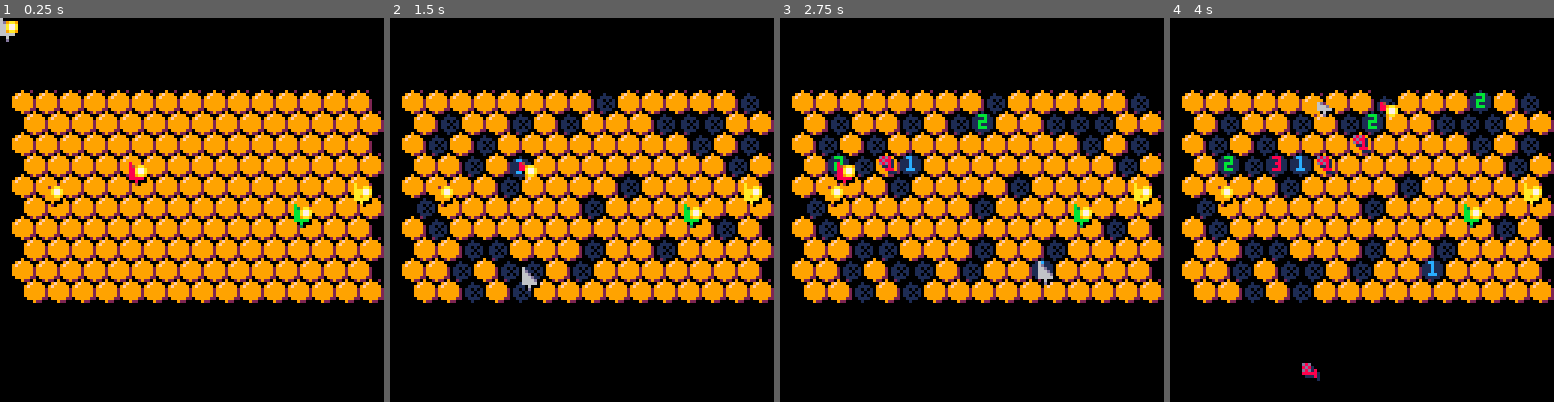
Above: before the commit, frames 1-4 (left to right).
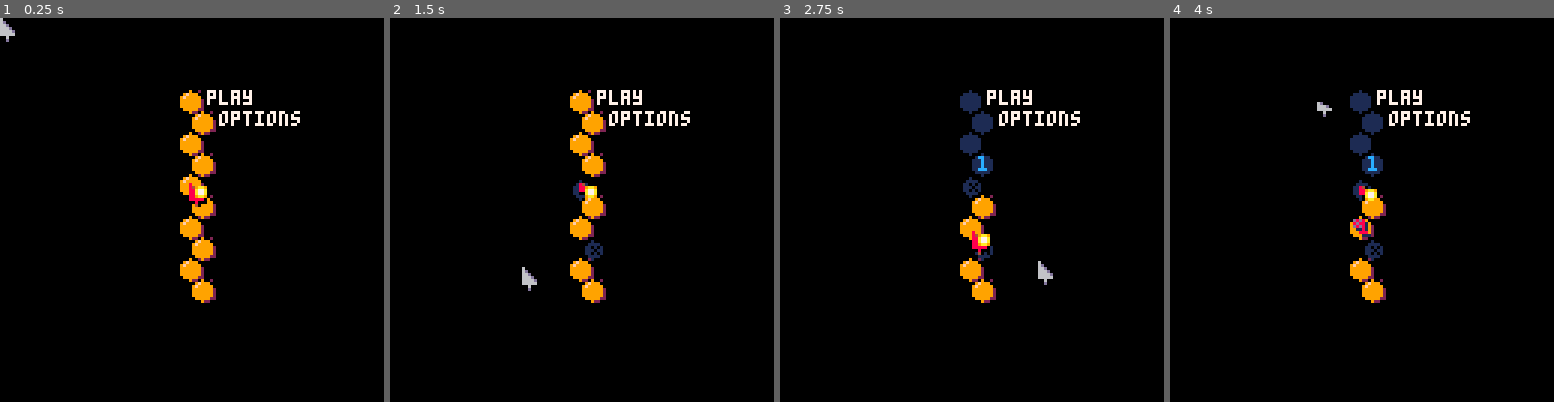
Above: after the commit, the same moments.

Repository: seaspaces27/hivesweeper-p8
Game: PICO-8 cartridge hivesweeper.p8
The game is run twice, just before and just after one commit, with the same random seed, the same clock (stepped at 60 frames per second) and the same inputs.
Inputs (mouse positions are in pixels of both pictures, inside the frame that each line leads up to):
- Up to frame 1 (0.25 s): no input
- Up to frame 2 (1.5 s): tap O (Z key) at 0.33, 0.7, 1.43 s; click (459, 121) at 0.67 s; tap X (X key) at 1.07 s; click (520, 267) at 1.22 s
- Up to frame 3 (2.75 s): click (975, 114) at 1.77 s; hold Left 1.97-2.37 s; tap X (X key) at 2.07, 2.4, 2.73 s; tap O (Z key) at 2.22 s; click (1037, 259) at 2.32 s; hold Down from 2.42 s (still down)
- Up to frame 4 (4 s): release Down at 2.82 s; click (1492, 106) at 2.87 s; hold Right 2.87-3.53 s; tap X (X key) at 3.07, 3.4, 3.73 s; tap O (Z key) at 3.1, 3.98 s; click (1254, 256) at 3.42 s; hold Up from 3.58 s (still down); click (1315, 102) at 3.97 s

The runs differ from the first frame. In frame 1, 41% of the frame differs, in the area x 1-100%, y 0-75%; in frame 2, 38%; in frame 3, 39%; in frame 4, 39%.

Commit message:
some type of menu + control update
if there is only one tile above or below you automatically move there. moving down or up still needs to be fixed though

Diff:
--- a/hivesweeper.p8
+++ b/hivesweeper.p8
@@ -2,10 +2,55 @@
 version 42
 __lua__
 function _init()
- set_plrs(4)
- new_hive(15,10)
+ set_plrs(1)
+ //new_hive(15,10)
+ //new_hive(1,10)
  poke(0x5f2d, 1) --mouse mode
  debug=false--true
+ init_menu()
+end
+
+
+function init_menu()
+	menu={}
+	menu.screen=0
+ --menu.tiles={"play","options"}
+ menu.active=true
+
+ menu.init=function(s)
+  if s.screen==0 then
+   s.tiles={"play","options"}
+  end
+  if s.screen==1 then
+   s.tiles={"mouse (classic)","regular"}
+  end
+  new_hive(1,#menu.tiles+8)
+ end
+ menu:init()
+ menu.call=function(s,id)
+  if(s.tiles[id]=="play")then
+  	menu.screen=1
+  	menu:init()
+  elseif(s.tiles[id]=="mouse (classic)")then
+  	menu.active=false
+  	set_plrs(0)
+   new_hive(15,10)
+  elseif(s.tiles[id]=="regular")then
+  	menu.active=false
+   new_hive(15,10)
+  end
+ end
+ menu.upd=function(s)
+
+ end
+ menu.drw=function(s)
+  for i=1,#s.tiles do
+   local ox=9
+   local cell=hives_screen_pos[i]
+   print(s.tiles[i],
+   cell[1]+ox,cell[2],7)
+  end
+ end
 end
 
 function setchr(s,i,c)
@@ -14,22 +59,7 @@
 num_cols={12,11,8,12,14,13,5}
 cols={8,9,10,11,12,13,14,15,6,7}
 cols_shade={4,2,9,3,5,5,4,4,13,6}
-function sprot(dx,dy,h,w,mx,my,rot)
- --dx the x position of the sprite
- --dy the y position of the sprite
- --h the height of the sprite from the map
- --w the width of the sprite from the map
- --rot = 1 rotate 90 degrees anticlockwise
- --rot = -1 rotate 90 degrees clockwise
- rot = rot or 1
- if rot!=1 then
-  dx+=8
- end
- for i=0,w-1 do
-	 local nx=dx+(i*rot)
-	 tline(nx,dy,nx,dy+h,mx,my+i/8)
- end
-end
+
 function sp_part(id,x,y,dx,dy,ang_change)
  pa={}pa.tag=nil pa.id=id or 0
  pa.ang_change=ang_change pa.recol={}
@@ -166,6 +196,13 @@
 			 	  (s.last_hin==1and "br")or
 			 	  (s.last_hin==-1and "bl")
 			 	))
+			 	--go to empty space
+			 	if transpose(s.id,"br")==nil then
+			 	 s.togo=transpose(s.id,"bl")
+			 	end
+			 	if transpose(s.id,"bl")==nil then
+			 	 s.togo=transpose(s.id,"br")
+			 	end
 			 	--s.cooldown=(s.togo~=s.id)and cl or s.cooldown
 		 	end
 		 	if s.vin==-1 then --up
@@ -176,6 +213,13 @@
 			 	  (s.last_hin==1and "tr")or
 			 	  (s.last_hin==-1and "tl")
 			 	))
+			 	--go to empty space
+			 	if transpose(s.id,"tr")==nil then
+			 	 s.togo=transpose(s.id,"tl")
+			 	end
+			 	if transpose(s.id,"tl")==nil then
+			 	 s.togo=transpose(s.id,"tr")
+			 	end
 			 	--s.cooldown=(s.togo~=s.id)and cl or s.cooldown
 		 	end
 		 	if s.vin==0then--left right
@@ -293,8 +337,8 @@
  for i=1,#players do
   players[i].id=flr((hexs/4)+(hexs/3)*(i/#players))
  end
- first_call=true --first click should be free
- sfx(4)
+  --first click should be free
+ if(not menu.active)sfx(4)first_call=true
 end
 
 function _update60()
@@ -414,6 +458,8 @@
   pa:upd()
  end
 
+ --menu
+ if(menu.active)menu:upd()
 
  --update cells in reveal que
  if #reveal_que>=0 then
@@ -469,6 +515,8 @@
  	 --hilight(hives_screen_pos[adj[i]])
  	end
  end
+ --menu
+ if(menu.active)menu:drw()
  //?"\#1"..#reveal_que
  //?"\#5"..#players
  for i=1,#reveal_que do
@@ -674,11 +722,17 @@
 	if first_call then --first click is safe
   first_call=false sfx(12)
   relocate_bee(i)
+  for i=1,#players do
+   players[i].first_call=false
+  end
  else
   sfx(13)
  end
  local check=mark_hex(i,5)
  check.t=0
+ if menu.active then
+  menu.call(menu,i)
+ end
 end
 
 function chord_cell(i,perform)
@@ -726,6 +780,23 @@
   hives_screen_pos[selecting].pressing=nil
  end
  selecting=nil
+end
+-->8
+function sprot(dx,dy,h,w,mx,my,rot)
+ --dx the x position of the sprite
+ --dy the y position of the sprite
+ --h the height of the sprite from the map
+ --w the width of the sprite from the map
+ --rot = 1 rotate 90 degrees anticlockwise
+ --rot = -1 rotate 90 degrees clockwise
+ rot = rot or 1
+ if rot!=1 then
+  dx+=8
+ end
+ for i=0,w-1 do
+	 local nx=dx+(i*rot)
+	 tline(nx,dy,nx,dy+h,mx,my+i/8)
+ end
 end
 __gfx__
 00000000000900200001000000000000000000000009000000000000000000007777000000000000660000660000000000000000000000000000000000000000
